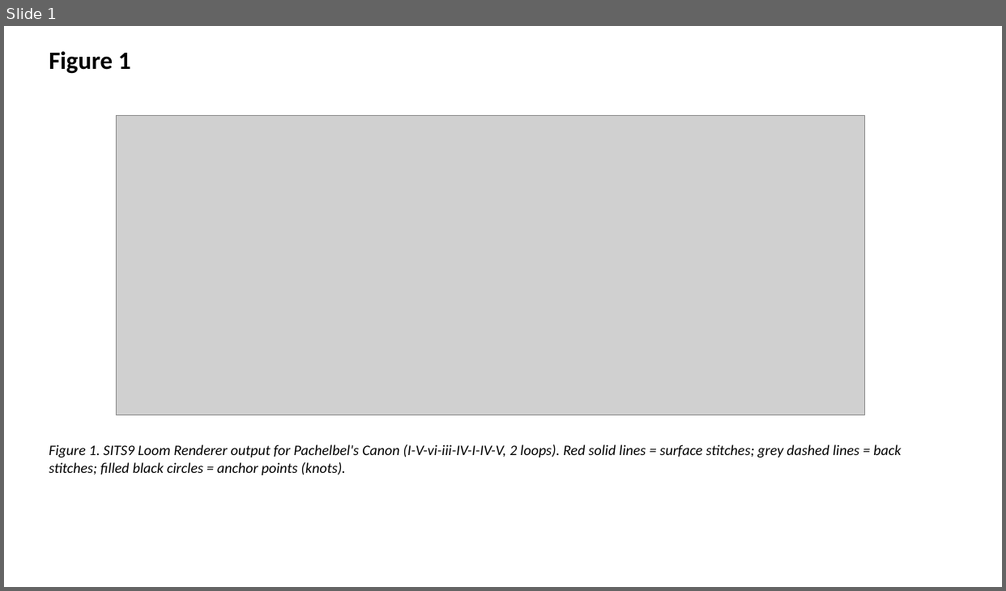
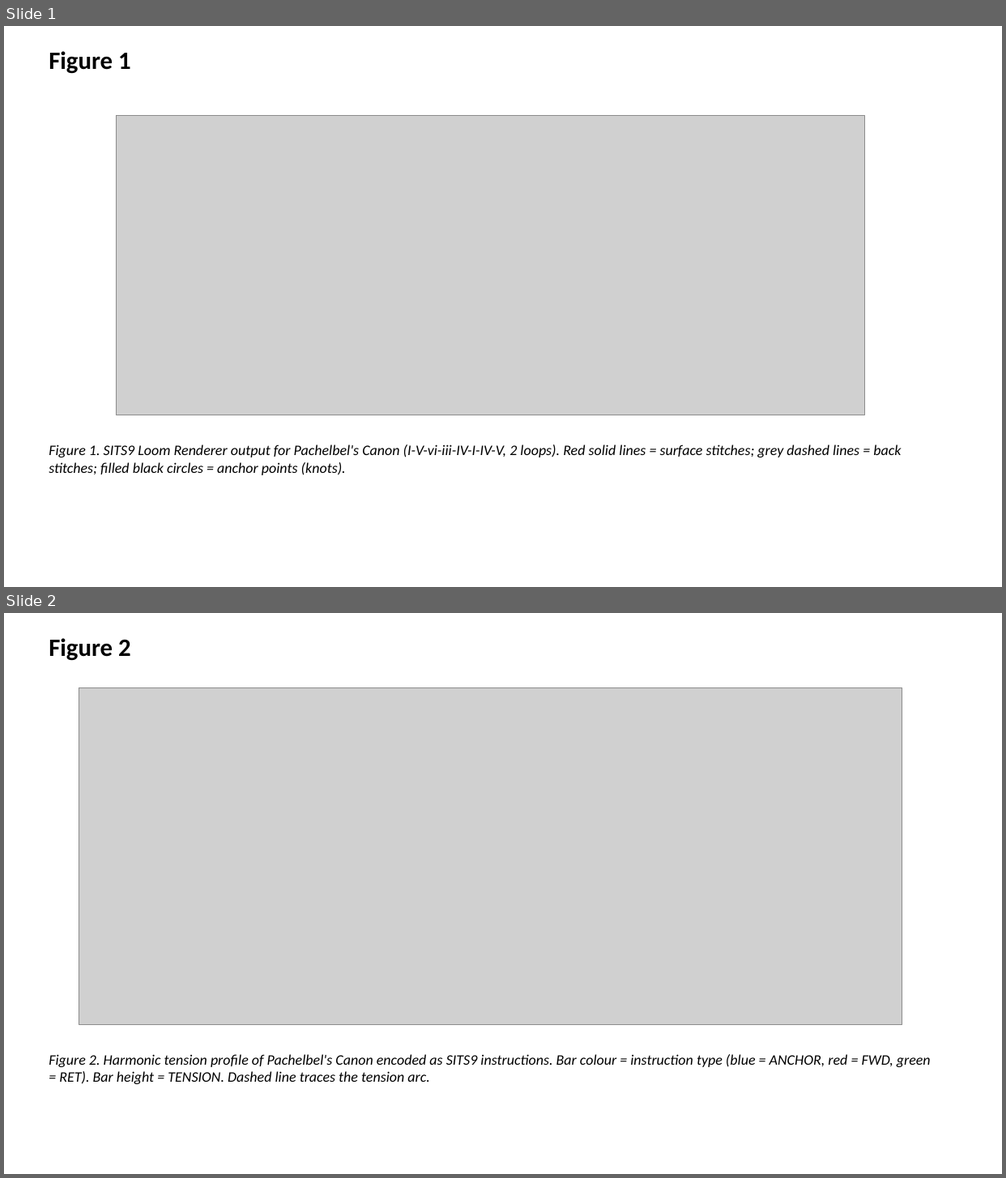
Before and after one commit to bougtoir/medical-accident-its-analysis, a slide deck: sits9/output/sits9_figures.pptx. Shown one above the other, each under a label of ours: slide 1 before the commit, slides 1 and 2 after it. The pictures are 1006x591 and 1006x1178 pixels, drawn with LibreOffice and Linux fonts; fonts in the diff are those of the drawing; grey boxes stand for pictures. Boxes give left, top, right and bottom in pixels: in the first picture for what was removed or moved away, otherwise in the second. Text is boxed around its words. In the diff, an @@ line names an element or a change of style, - is before the commit and + after.

```diff
--- a/sits9/output/sits9_figures.pptx
+++ b/sits9/output/sits9_figures.pptx
@@ slide 2 added at <box>4,613,1002,1174</box>, background #FFFFFF @@
@@ text added at <box>49,638,131,661</box>, 24 pt, text #000000, bold @@
+Figure 2
@@ picture added at <box>79,688,902,1024</box> @@
@@ text added at <box>49,1054,931,1084</box>, 14 pt, text #000000, italic @@
+Figure 2. Harmonic tension profile of Pachelbel's Canon encoded as SITS9 instructions. Bar colour = instruction type (blue = ANCHOR, red = FWD, green = RET). Bar height = TENSION. Dashed line traces the tension arc.
```
Also in this commit, not shown: 2 other slides added, 11 other files.
